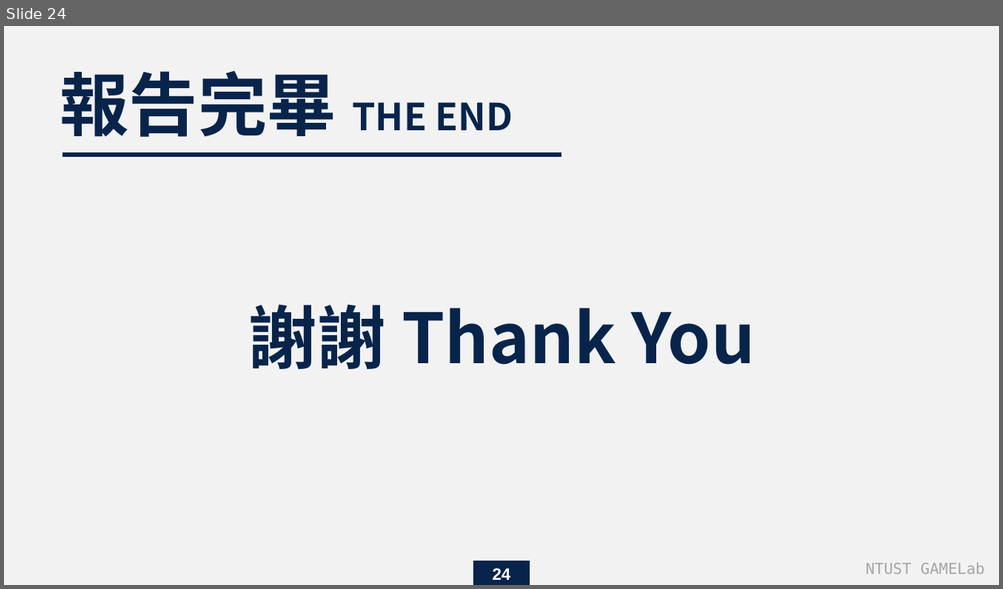
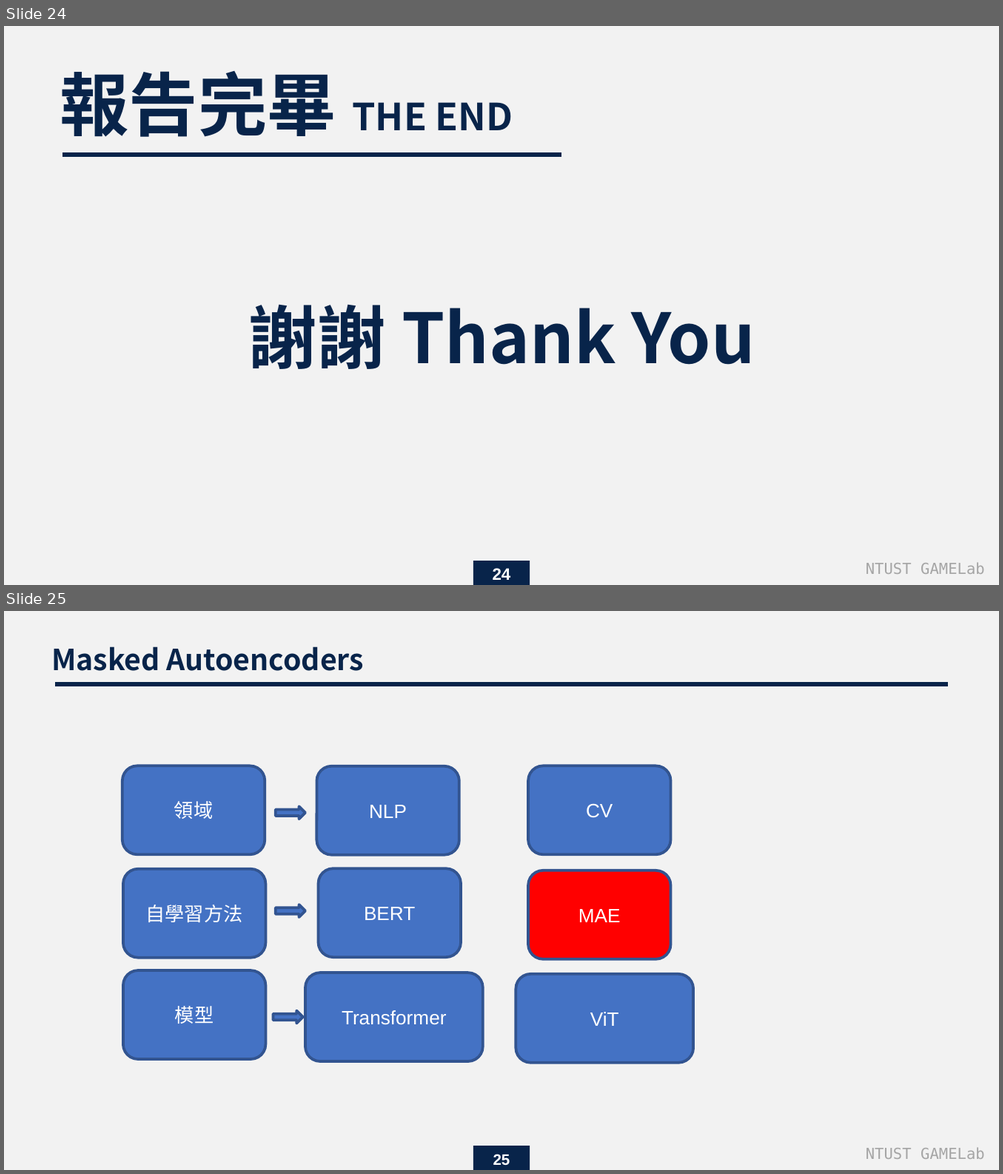
Before and after one commit to endman100/paper-, a slide deck: Masked Autoencoders Are Scalable Vision Learners.pptx. Shown one above the other, each under a label of ours: slide 24 before the commit, slides 24 and 25 after it. The pictures are 1003x589 and 1003x1174 pixels, drawn with LibreOffice and Linux fonts; fonts in the diff are those of the drawing. Boxes give left, top, right and bottom in pixels: in the first picture for what was removed or moved away, otherwise in the second. Text is boxed around its words. In the diff, an @@ line names an element or a change of style, - is before the commit and + after.

```diff
--- a/Masked Autoencoders Are Scalable Vision Learners.pptx
+++ b/Masked Autoencoders Are Scalable Vision Learners.pptx
@@ slide 25 added at (4, 611, 999, 1170), background #F2F2F2 @@
@@ text added at (51, 647, 364, 671), 21 pt, text #08244A, bold @@
+Masked Autoencoders
@@ line added from (947, 684) to (56, 684), #08244A 3 pt @@
@@ rounded rectangle added at (122, 766, 264, 854), fill #4472C4, outline #325491 2 pt, 14 pt, text #FFFFFF @@
+領域
@@ rounded rectangle added at (316, 766, 458, 854), fill #4472C4, outline #325491 2 pt, 14 pt, text #FFFFFF @@
+NLP
@@ rounded rectangle added at (528, 766, 670, 854), fill #4472C4, outline #325491 2 pt, 14 pt, text #FFFFFF @@
+CV
@@ right arrow added at (276, 807, 305, 820), fill #4472C4, outline #325491 2 pt @@
@@ rounded rectangle added at (123, 869, 265, 958), fill #4472C4, outline #325491 2 pt, 14 pt, text #FFFFFF @@
+自學習方法
@@ rounded rectangle added at (318, 869, 461, 957), fill #4472C4, outline #325491 2 pt, 14 pt, text #FFFFFF @@
+BERT
@@ rounded rectangle added at (528, 871, 670, 959), fill #FF0000, outline #325491 2 pt, 14 pt, text #FFFFFF @@
+MAE
@@ right arrow added at (276, 904, 305, 917), fill #4472C4, outline #325491 2 pt @@
@@ rounded rectangle added at (123, 971, 265, 1059), fill #4472C4, outline #325491 2 pt, 14 pt, text #FFFFFF @@
+模型
@@ rounded rectangle added at (305, 973, 482, 1062), fill #4472C4, outline #325491 2 pt, 14 pt, text #FFFFFF @@
+Transformer
@@ rounded rectangle added at (515, 974, 692, 1062), fill #4472C4, outline #325491 2 pt, 14 pt, text #FFFFFF @@
+ViT
@@ right arrow added at (273, 1011, 302, 1024), fill #4472C4, outline #325491 2 pt @@
@@ rectangle added at (473, 1146, 530, 1170), fill #08244A @@
@@ page number added at (493, 1154, 510, 1166), 11 pt, text #FFFFFF, bold @@
+25
@@ text added at (865, 1147, 984, 1159), 11 pt, text #A5A5A5 @@
+NTUST GAMELab
```
Also in this commit, not shown: 9 slides changed, 1 other slide added.
